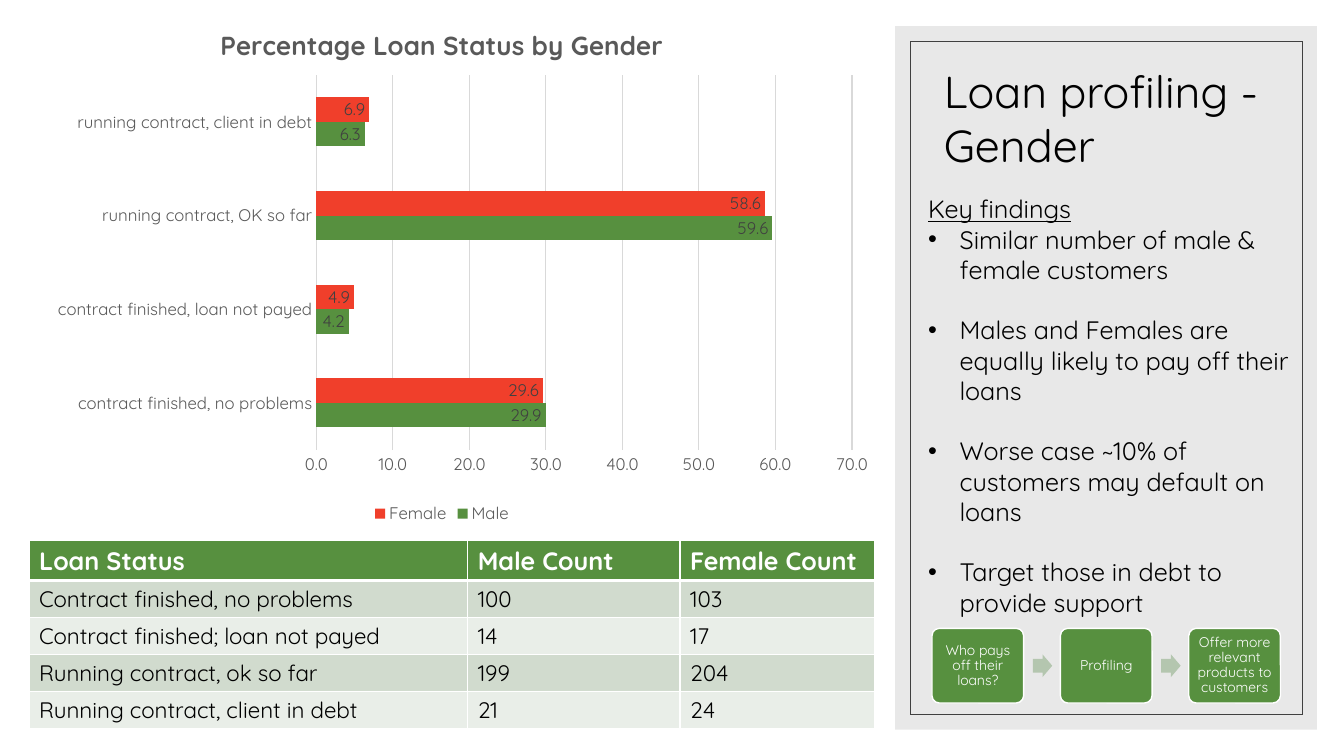
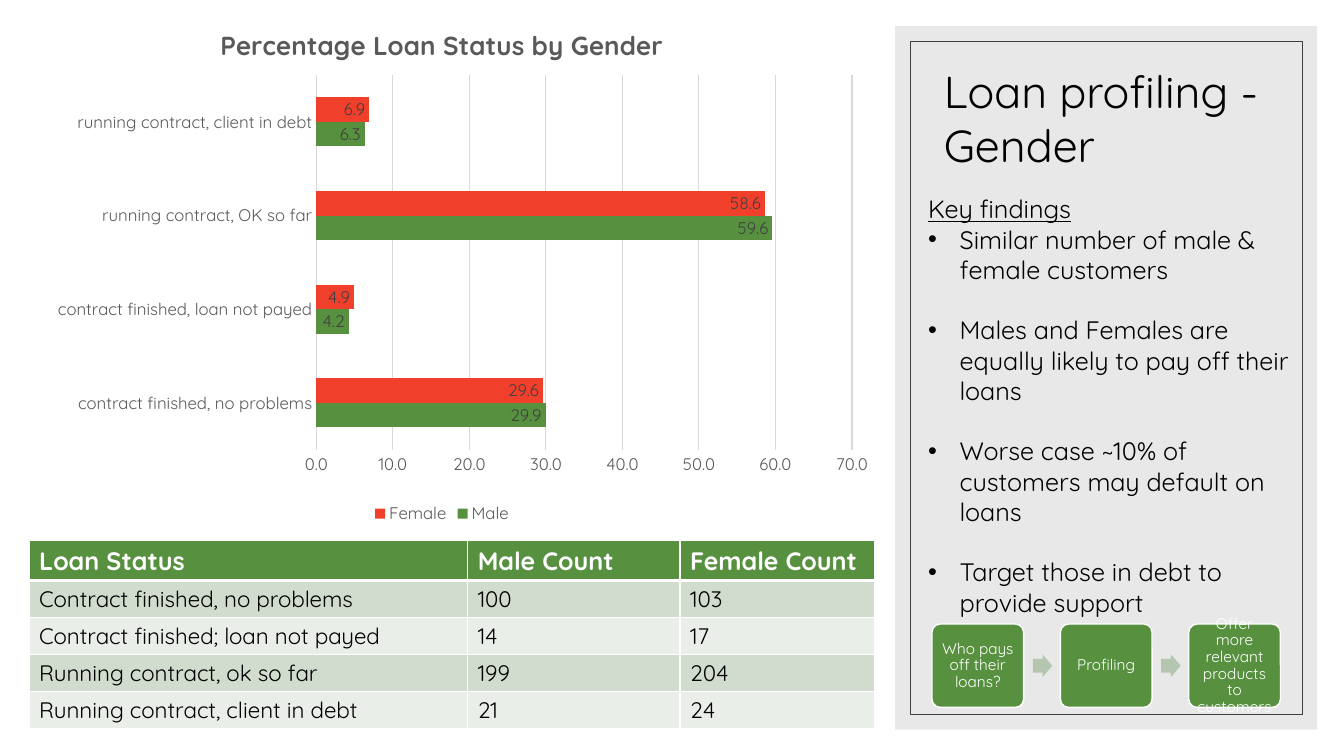
Before and after one commit to SamPurle/Banking_Team_1, a slide deck: slide 21 of SammyPPT.pptx. Drawn at 1344x756 pixels with LibreOffice and Linux fonts; fonts in the diff are those of the drawing. Boxes give left, top, right and bottom in pixels: in the first picture for what was removed or moved away, otherwise in the second. Text is boxed around its words. In the diff, an @@ line names an element or a change of style, - is before the commit and + after.

```diff
--- a/SammyPPT.pptx
+++ b/SammyPPT.pptx
@@ rounded rectangle: place and size @@
-rounded rectangle at [933,628,1024,703]
+rounded rectangle at [933,624,1024,708]
@@ rounded rectangle: place and size @@
-rounded rectangle at [1061,628,1152,703]
+rounded rectangle at [1061,624,1152,708]
@@ rounded rectangle: place and size @@
-rounded rectangle at [1189,628,1280,703]
+rounded rectangle at [1189,624,1280,708]
@@ size 10 to 11 pt in 3 elements at [942,642,1013,687], [1077,658,1135,673], [1197,624,1271,717] @@
```
Also in this commit, not shown: 6 other slides changed, 1 slide added, 1 other file.
